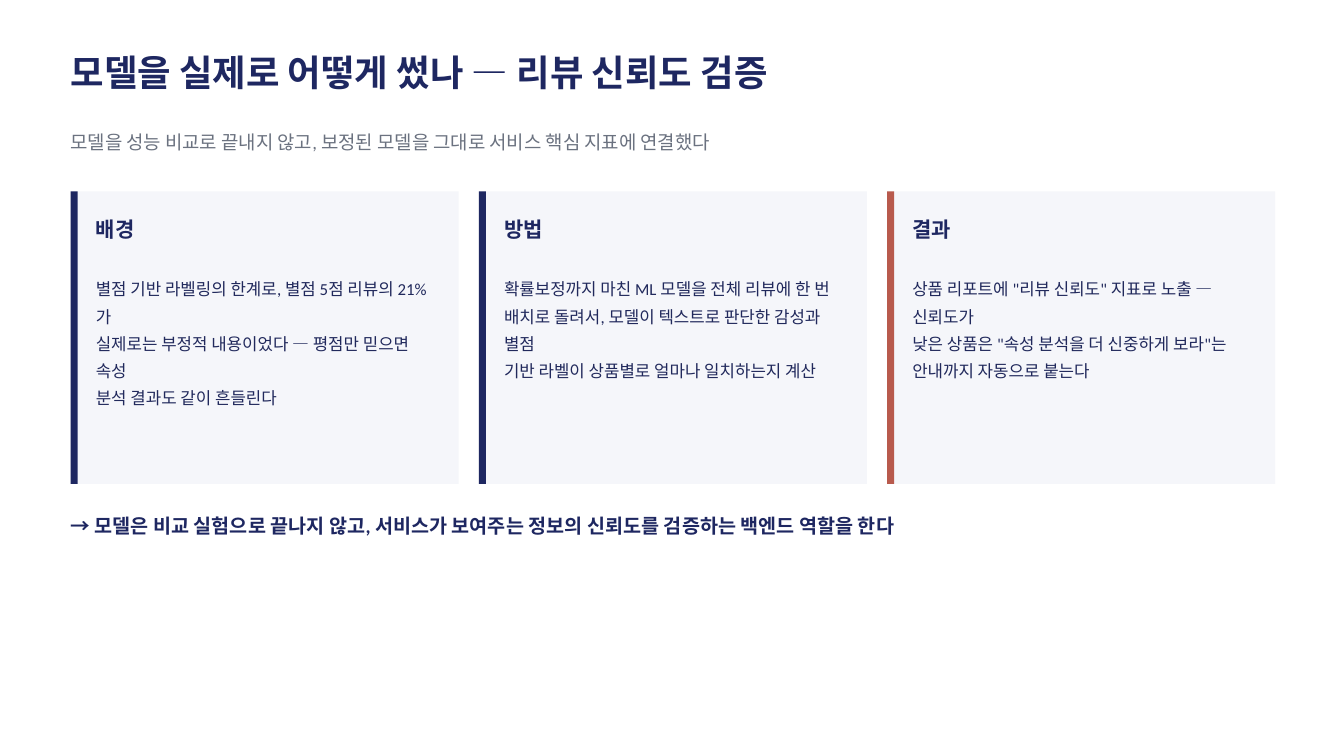
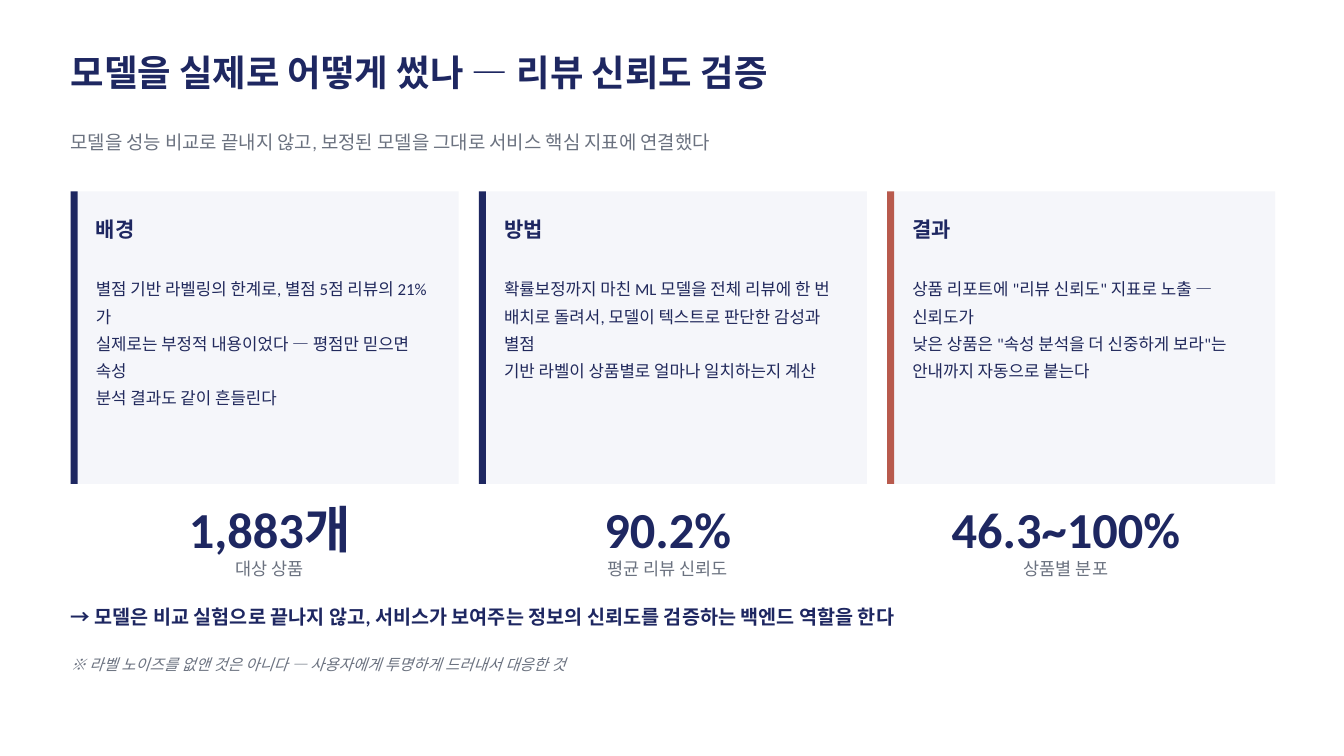
Before and after one commit to dong29482757-beep/shopping-review-crawler, a slide deck: slide 8 of BeautyScope_발표.pptx. Drawn at 1344x756 pixels with LibreOffice and Linux fonts; fonts in the diff are those of the drawing. Boxes give left, top, right and bottom in pixels: in the first picture for what was removed or moved away, otherwise in the second. Text is boxed around its words. In the diff, an @@ line names an element or a change of style, - is before the commit and + after.

```diff
--- a/BeautyScope_발표.pptx
+++ b/BeautyScope_발표.pptx
@@ text added at (x1=189, y1=506, x2=351, y2=555), 36 pt, text #1E2761, bold @@
+1,883개
@@ text added at (x1=604, y1=513, x2=731, y2=549), 36 pt, text #1E2761, bold @@
+90.2%
@@ text added at (x1=952, y1=513, x2=1180, y2=549), 36 pt, text #1E2761, bold @@
+46.3~100%
@@ text added at (x1=236, y1=560, x2=304, y2=577), 12.5 pt, text #6B7280 @@
+대상 상품
@@ text added at (x1=608, y1=560, x2=728, y2=577), 12.5 pt, text #6B7280 @@
+평균 리뷰 신뢰도
@@ text added at (x1=1024, y1=560, x2=1108, y2=577), 12.5 pt, text #6B7280 @@
+상품별 분포
@@ text "→ 모델은 비교 실험으로 끝나지 ..." moved from (x1=95, y1=516, x2=894, y2=536) to (x1=95, y1=607, x2=894, y2=627) @@
@@ text added at (x1=89, y1=657, x2=565, y2=671), 11 pt, text #6B7280, italic @@
+※ 라벨 노이즈를 없앤 것은 아니다 — 사용자에게 투명하게 드러내서 대응한 것
```
Also in this commit, not shown: 7 other files.
